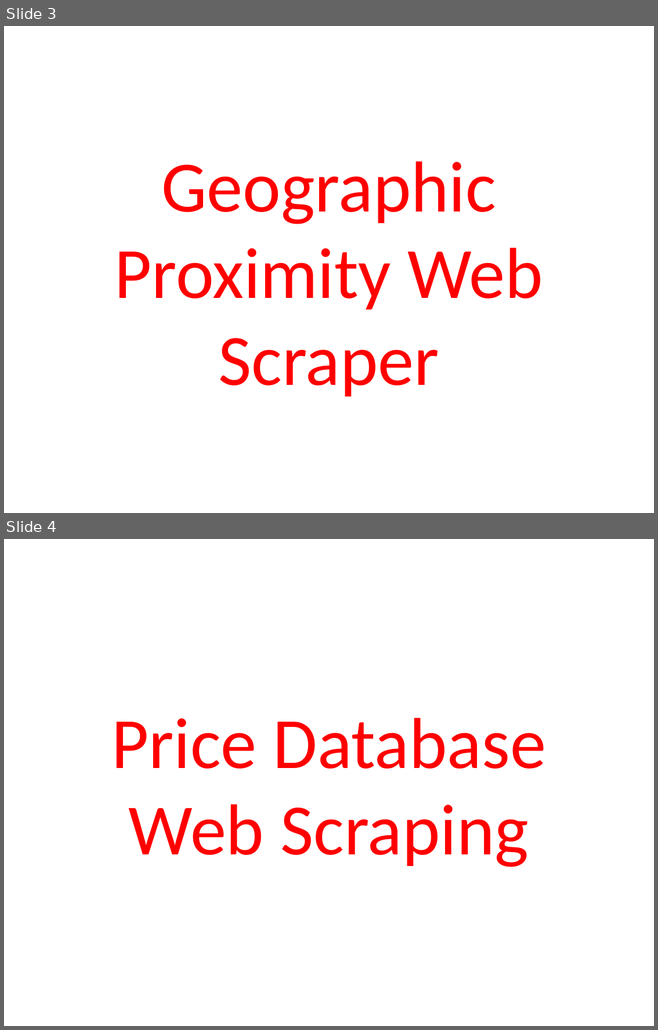
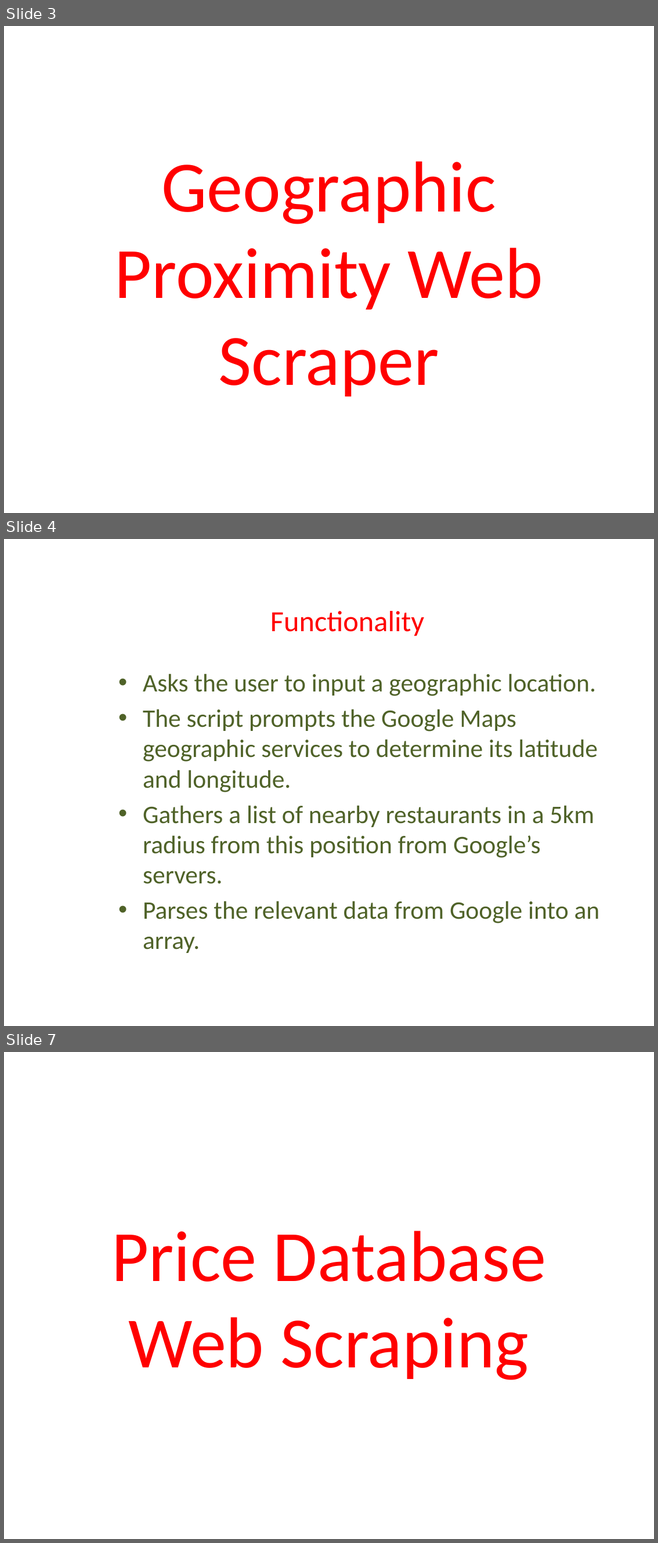
Before and after one commit to QECProgramming/team6, a slide deck: pizza_presentation.pptx. Shown one above the other, each under a label of ours: slides 3 and 4 before the commit, slides 3, 4 and 7 after it; the slides between them are not shown. The pictures are 658x1030 and 658x1543 pixels, drawn with LibreOffice and Linux fonts; fonts in the diff are those of the drawing; background and template pictures are left out. Boxes give left, top, right and bottom in pixels: in the first picture for what was removed or moved away, otherwise in the second. Text is boxed around its words. In the diff, an @@ line names an element or a change of style, - is before the commit and + after.

```diff
--- a/pizza_presentation.pptx
+++ b/pizza_presentation.pptx
@@ slide 4 added at (x1=4, y1=539, x2=654, y2=1026), background picture (left out) @@
@@ title added at (x1=270, y1=611, x2=424, y2=636), 32.4 pt, text #FF0000 @@
+Functionality
@@ text added at (x1=143, y1=674, x2=600, y2=953), 28 pt, text #4F6228 @@
+• Asks the user to input a geographic location.
+• The script prompts the Google Maps geographic services to determine its latitude and longitude.
+• Gathers a list of nearby restaurants in a 5km radius from this position from Google’s servers.
+• Parses the relevant data from Google into an array.
@@ what was slide 4 is now slide 7 @@
```
Also in this commit, not shown: 2 other slides added, 2 other files.
